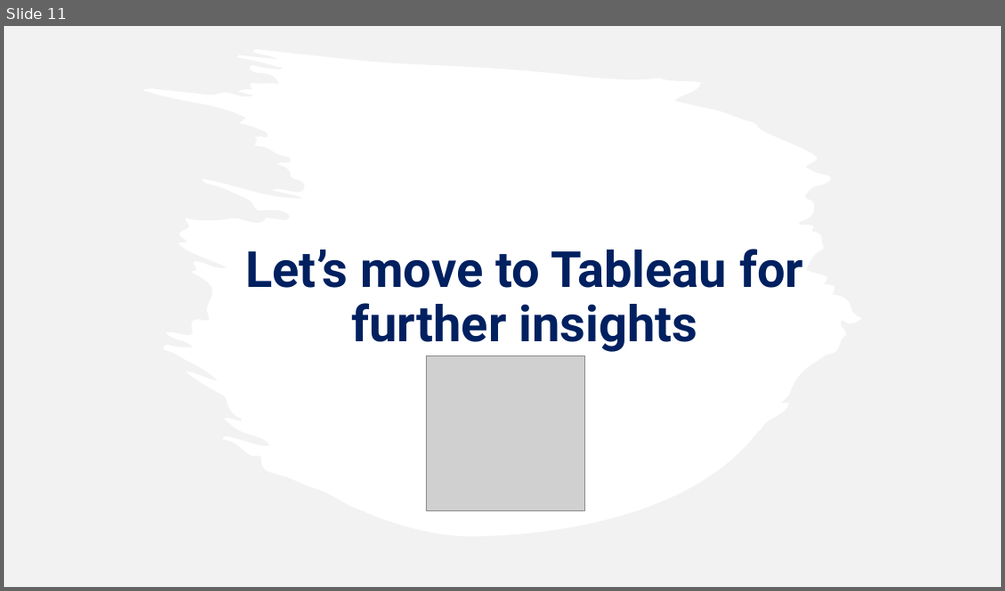
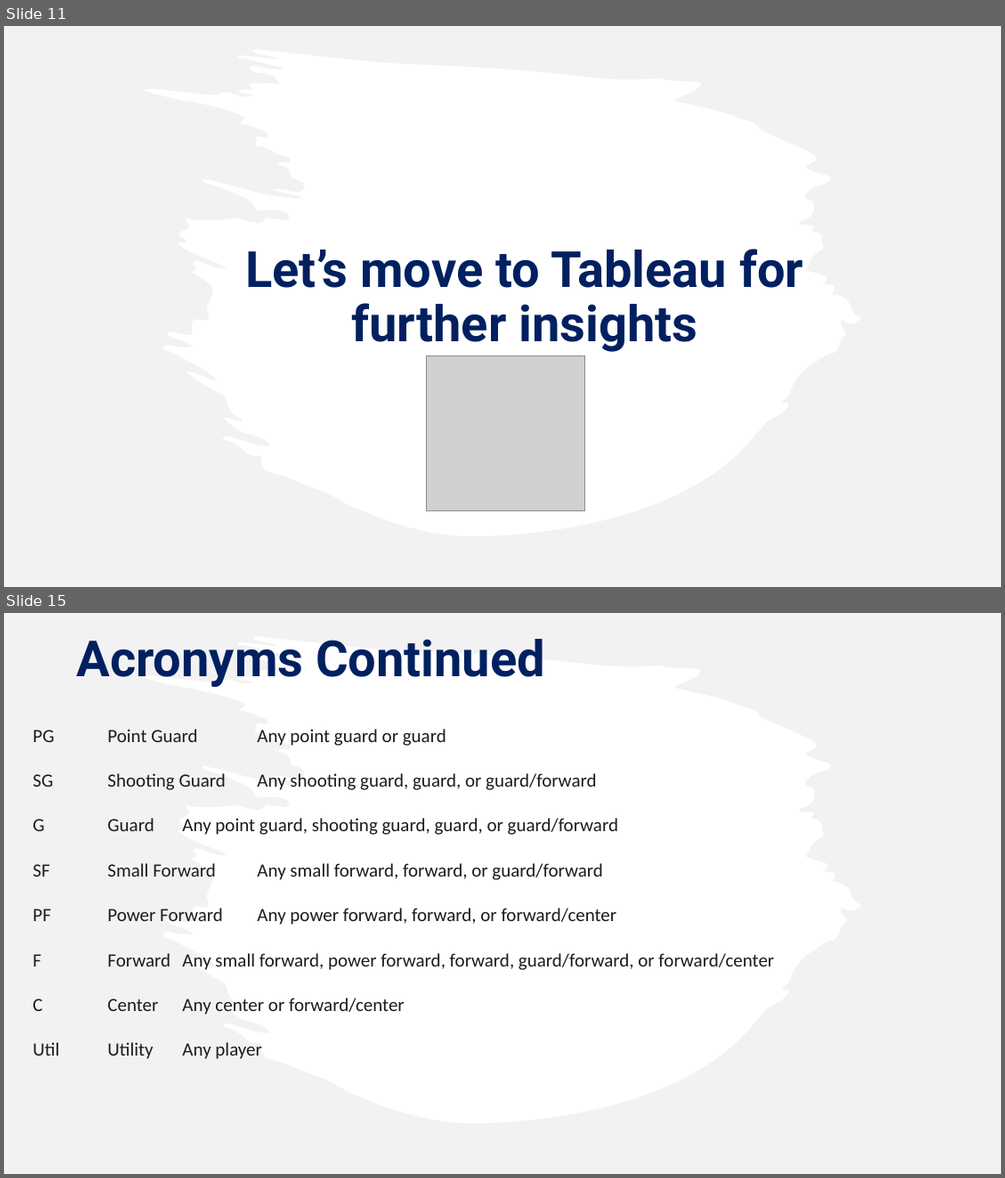
Before and after one commit to caitbeatty/nba_machine_learning, a slide deck: NBAPresentation.pptx. Shown one above the other, each under a label of ours: slide 11 before the commit, slides 11 and 15 after it; the slides between them are not shown. The pictures are 1005x591 and 1005x1178 pixels, drawn with LibreOffice and Linux fonts; fonts in the diff are those of the drawing; grey boxes stand for pictures. Boxes give left, top, right and bottom in pixels: in the first picture for what was removed or moved away, otherwise in the second. Text is boxed around its words. In the diff, an @@ line names an element or a change of style, - is before the commit and + after.

Commit message:
power point

```diff
--- a/NBAPresentation.pptx
+++ b/NBAPresentation.pptx
@@ slide 15 added at (x1=4, y1=613, x2=1001, y2=1174), background #FFFFFF @@
@@ freeform shape added at (x1=4, y1=613, x2=1001, y2=1174), fill #E7E6E6 at 50% opacity @@
@@ text added at (x1=77, y1=639, x2=545, y2=687), 48 pt, text #002060, bold @@
+Acronyms Continued
@@ text added at (x1=32, y1=729, x2=774, y2=1059), 18 pt, text #1D1C1D @@
+PG Point Guard Any point guard or guard
+SG Shooting Guard Any shooting guard, guard, or guard/forward
+G Guard Any point guard, shooting guard, guard, or guard/forward
+SF Small Forward Any small forward, forward, or guard/forward
+PF Power Forward Any power forward, forward, or forward/center
+F Forward Any small forward, power forward, forward, guard/forward, or forward/center
+C Center Any center or forward/center
+Util Utility Any player
```
Also in this commit, not shown: 2 slides changed, 3 other slides added.
